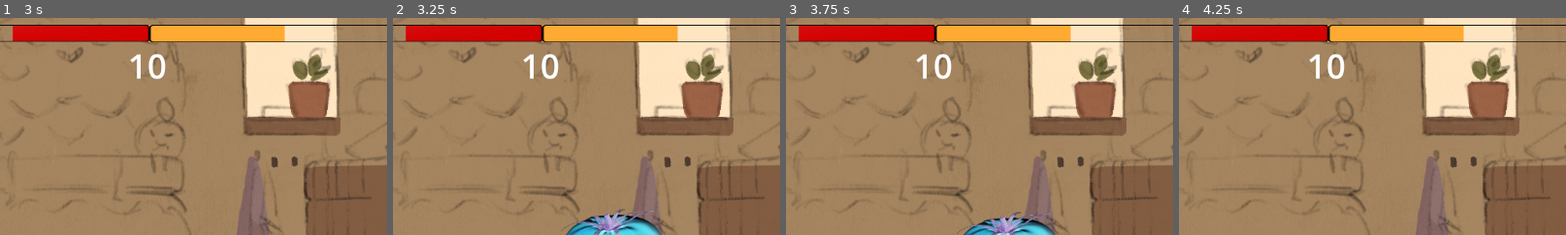
Above: before the commit, frames 1-4 (left to right).
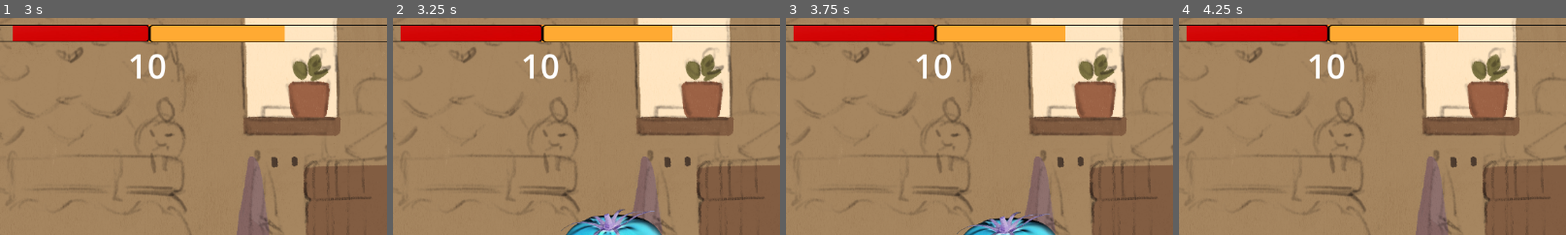
Above: after the commit, the same moments.

Repository: PZerua/ggj24_fruits
Game: Godot game, scene res://scenes/combat.tscn
The game is run twice, just before and just after one commit, with the same random seed, the same clock (stepped at 60 frames per second) and the same inputs.
Inputs:
- Up to frame 1 (3 s): hold D (MOVE_RIGHT_1) 0.53-2.03 s; tap S (BLOCK_1) at 0.6 s; tap W (JUMP_1) at 0.77, 1.52 s; tap Down (BLOCK_2) at 0.8, 1.35 s; tap V (KICK_1) at 1.55, 2.1 s; hold A (MOVE_LEFT_1) from 2.03 s (still down); tap P (KICK_2) at 2.3, 2.85 s
- Up to frame 2 (3.25 s): keep holding A (MOVE_LEFT_1); tap W (JUMP_1) at 3.02 s; tap C (PUNCH_1) at 3.05 s
- Up to frame 3 (3.75 s): keep holding A (MOVE_LEFT_1); tap C (PUNCH_1) at 3.6 s
- Up to frame 4 (4.25 s): keep holding A (MOVE_LEFT_1); tap W (JUMP_1) at 3.77 s; tap O (PUNCH_2) at 3.8 s
The pictures show only the part of the screen within x 28-78%, y 3-53%; the shares and areas given below are measured in that part.

Frame 1 is identical in both runs. In frame 2, 0.2% of the frame differs, in the area x 2-74%, y 3-12%; in frame 3, 0.2%; in frame 4, 0.2%.

Commit message:
basic combat

Diff:
--- a/assets/bars/bananaBar.gd
+++ b/assets/bars/bananaBar.gd
@@ -7,5 +7,5 @@
 # Called every frame. 'delta' is the elapsed time since the previous frame.
 func _process(delta):
 	value = %Banana.life_points;
-	if value == 100:
+	if value == 200:
 		$"../..".end()
--- a/assets/fruits/banana/banana.gd
+++ b/assets/fruits/banana/banana.gd
@@ -3,12 +3,6 @@
 func _process(delta):
 
 	super._process(delta)
-
-	if Input.is_action_just_pressed("PUNCH_2"):
-		%PunchAnimation.play("Punch")
-
-	if Input.is_action_just_pressed("KICK_2"):
-		%KickAnimation.play("Kick")
 
 func _physics_process(delta):
 	process_movement(delta, "JUMP_2", ["MOVE_LEFT_2", "MOVE_RIGHT_2"])
@@ -17,7 +11,7 @@
 	process_moves(["PUNCH_2", "KICK_2", "BLOCK_2"])
 
 func _on_punch_trigger_body_entered(body):
-	process_hit(body, 10)
+	process_hit(body, punch_damage)
 
 func _on_kick_trigger_body_entered(body):
-	process_hit(body, 10)
+	process_hit(body, kick_damage)
--- a/assets/fruits/banana/banana.tscn
+++ b/assets/fruits/banana/banana.tscn
@@ -9,6 +9,40 @@
 
 [sub_resource type="RectangleShape2D" id="RectangleShape2D_xue5o"]
 size = Vector2(75.0024, 29.9361)
+
+[sub_resource type="Animation" id="Animation_o8xpe"]
+resource_name = "Kick"
+length = 0.2
+step = 0.05
+tracks/0/type = "value"
+tracks/0/imported = false
+tracks/0/enabled = true
+tracks/0/path = NodePath("Colliders/KickTrigger:position")
+tracks/0/interp = 1
+tracks/0/loop_wrap = true
+tracks/0/keys = {
+"times": PackedFloat32Array(0, 0.1, 0.2),
+"transitions": PackedFloat32Array(1, 1, 1),
+"update": 0,
+"values": [Vector2(88.8826, 44.2367), Vector2(126.709, 109.338), Vector2(88.8826, 44.2367)]
+}
+tracks/1/type = "method"
+tracks/1/imported = false
+tracks/1/enabled = true
+tracks/1/path = NodePath(".")
+tracks/1/interp = 1
+tracks/1/loop_wrap = true
+tracks/1/keys = {
+"times": PackedFloat32Array(0.05, 0.15),
+"transitions": PackedFloat32Array(1, 1),
+"values": [{
+"args": [],
+"method": &"toggle_kick_enabled"
+}, {
+"args": [],
+"method": &"toggle_kick_enabled"
+}]
+}
 
 [sub_resource type="Animation" id="Animation_u0afy"]
 resource_name = "Punch"
@@ -71,40 +105,6 @@
 "values": [Vector2(88.8826, 44.2367)]
 }
 
-[sub_resource type="Animation" id="Animation_o8xpe"]
-resource_name = "Kick"
-length = 0.2
-step = 0.05
-tracks/0/type = "value"
-tracks/0/imported = false
-tracks/0/enabled = true
-tracks/0/path = NodePath("Colliders/KickTrigger:position")
-tracks/0/interp = 1
-tracks/0/loop_wrap = true
-tracks/0/keys = {
-"times": PackedFloat32Array(0, 0.1, 0.2),
-"transitions": PackedFloat32Array(1, 1, 1),
-"update": 0,
-"values": [Vector2(88.8826, 44.2367), Vector2(126.709, 109.338), Vector2(88.8826, 44.2367)]
-}
-tracks/1/type = "method"
-tracks/1/imported = false
-tracks/1/enabled = true
-tracks/1/path = NodePath(".")
-tracks/1/interp = 1
-tracks/1/loop_wrap = true
-tracks/1/keys = {
-"times": PackedFloat32Array(0.05, 0.15),
-"transitions": PackedFloat32Array(1, 1),
-"values": [{
-"args": [],
-"method": &"toggle_kick_enabled"
-}, {
-"args": [],
-"method": &"toggle_kick_enabled"
-}]
-}
-
 [sub_resource type="AnimationLibrary" id="AnimationLibrary_6cbsb"]
 _data = {
 "Kick": SubResource("Animation_o8xpe"),
@@ -159,7 +159,6 @@
 
 [node name="PunchCollider" type="CollisionShape2D" parent="Colliders/PunchTrigger"]
 rotation = 1.5708
-scale = Vector2(1, 1)
 shape = SubResource("CapsuleShape2D_m08m5")
 disabled = true
 
--- a/assets/fruits/controller.gd
+++ b/assets/fruits/controller.gd
@@ -3,6 +3,8 @@
 # FRUIT STUFF
 
 var life_points : int = 50
+var punch_damage : int = 2
+var kick_damage : int = 2
 
 # MOVEMENT STUFF
 
@@ -64,7 +66,7 @@
 
 	# BLOCK
 
-	if Input.is_action_pressed(block_button) and available_hit_blocks > 0 and is_on_floor():
+	if Input.is_action_just_pressed(block_button) and available_hit_blocks > 0 and is_on_floor():
 		is_blocking = true
 		# Get first frame to check parry later
 		if Input.is_action_just_pressed(block_button):
@@ -76,13 +78,14 @@
 
 	# PUNCH
 
-	if Input.is_action_pressed(punch_button):
-		pass
+
+	if Input.is_action_just_pressed(punch_button):
+		%PunchAnimation.play("Punch")
 
 	# KICK
 
-	if Input.is_action_pressed(kick_button):
-		pass
+	if Input.is_action_just_pressed(kick_button):
+		%KickAnimation.play("Kick")
 
 func process_movement(delta, jump_button, move_buttons):
 
--- a/assets/fruits/tomato/tomato.gd
+++ b/assets/fruits/tomato/tomato.gd
@@ -1,14 +1,7 @@
 extends "res://assets/fruits/controller.gd"
 
 func _process(delta):
-
 	super._process(delta)
-
-	if Input.is_action_just_pressed("PUNCH_1"):
-		%PunchAnimation.play("Punch")
-
-	if Input.is_action_just_pressed("KICK_1"):
-		%KickAnimation.play("Kick")
 
 func _physics_process(delta):
 	process_movement(delta, "JUMP_1", ["MOVE_LEFT_1", "MOVE_RIGHT_1"])
@@ -17,7 +10,7 @@
 	process_moves(["PUNCH_1", "KICK_1", "BLOCK_1"])
 
 func _on_punch_trigger_body_entered(body):
-	process_hit(body, 10)
+	process_hit(body, punch_damage)
 
 func _on_kick_trigger_body_entered(body):
-	process_hit(body, 10)
+	process_hit(body, kick_damage)
--- a/project.godot
+++ b/project.godot
@@ -19,62 +19,78 @@
 
 JUMP_1={
 "deadzone": 0.5,
-"events": [Object(InputEventKey,"resource_local_to_scene":false,"resource_name":"","device":-1,"window_id":0,"alt_pressed":false,"shift_pressed":false,"ctrl_pressed":false,"meta_pressed":false,"pressed":false,"keycode":0,"physical_keycode":87,"key_label":0,"unicode":119,"echo":false,"script":null)
+"events": [Object(InputEventKey,"resource_local_to_scene":false,"resource_name":"","device":-1,"window_id":0,"alt_pressed":false,"shift_pressed":false,"ctrl_pressed":false,"meta_pressed":false,"pressed":false,"keycode":87,"physical_keycode":87,"key_label":87,"unicode":119,"echo":false,"script":null)
+, Object(InputEventJoypadButton,"resource_local_to_scene":false,"resource_name":"","device":0,"button_index":0,"pressure":0.0,"pressed":false,"script":null)
+, Object(InputEventJoypadButton,"resource_local_to_scene":false,"resource_name":"","device":0,"button_index":11,"pressure":0.0,"pressed":true,"script":null)
 ]
 }
 MOVE_LEFT_1={
 "deadzone": 0.5,
 "events": [Object(InputEventKey,"resource_local_to_scene":false,"resource_name":"","device":-1,"window_id":0,"alt_pressed":false,"shift_pressed":false,"ctrl_pressed":false,"meta_pressed":false,"pressed":false,"keycode":0,"physical_keycode":65,"key_label":0,"unicode":97,"echo":false,"script":null)
+, Object(InputEventJoypadButton,"resource_local_to_scene":false,"resource_name":"","device":0,"button_index":13,"pressure":0.0,"pressed":true,"script":null)
 ]
 }
 MOVE_RIGHT_1={
 "deadzone": 0.5,
 "events": [Object(InputEventKey,"resource_local_to_scene":false,"resource_name":"","device":-1,"window_id":0,"alt_pressed":false,"shift_pressed":false,"ctrl_pressed":false,"meta_pressed":false,"pressed":false,"keycode":0,"physical_keycode":68,"key_label":0,"unicode":100,"echo":false,"script":null)
+, Object(InputEventJoypadButton,"resource_local_to_scene":false,"resource_name":"","device":0,"button_index":14,"pressure":0.0,"pressed":true,"script":null)
 ]
 }
 PUNCH_1={
 "deadzone": 0.5,
 "events": [Object(InputEventKey,"resource_local_to_scene":false,"resource_name":"","device":-1,"window_id":0,"alt_pressed":false,"shift_pressed":false,"ctrl_pressed":false,"meta_pressed":false,"pressed":false,"keycode":0,"physical_keycode":67,"key_label":0,"unicode":99,"echo":false,"script":null)
+, Object(InputEventJoypadButton,"resource_local_to_scene":false,"resource_name":"","device":0,"button_index":2,"pressure":0.0,"pressed":true,"script":null)
 ]
 }
 KICK_1={
 "deadzone": 0.5,
 "events": [Object(InputEventKey,"resource_local_to_scene":false,"resource_name":"","device":-1,"window_id":0,"alt_pressed":false,"shift_pressed":false,"ctrl_pressed":false,"meta_pressed":false,"pressed":false,"keycode":0,"physical_keycode":86,"key_label":0,"unicode":118,"echo":false,"script":null)
+, Object(InputEventJoypadButton,"resource_local_to_scene":false,"resource_name":"","device":0,"button_index":3,"pressure":0.0,"pressed":true,"script":null)
 ]
 }
 BLOCK_1={
 "deadzone": 0.5,
 "events": [Object(InputEventKey,"resource_local_to_scene":false,"resource_name":"","device":-1,"window_id":0,"alt_pressed":false,"shift_pressed":false,"ctrl_pressed":false,"meta_pressed":false,"pressed":false,"keycode":0,"physical_keycode":83,"key_label":0,"unicode":115,"echo":false,"script":null)
+, Object(InputEventJoypadButton,"resource_local_to_scene":false,"resource_name":"","device":0,"button_index":1,"pressure":0.0,"pressed":true,"script":null)
+, Object(InputEventJoypadButton,"resource_local_to_scene":false,"resource_name":"","device":0,"button_index":12,"pressure":0.0,"pressed":true,"script":null)
 ]
 }
 JUMP_2={
 "deadzone": 0.5,
 "events": [Object(InputEventKey,"resource_local_to_scene":false,"resource_name":"","device":-1,"window_id":0,"alt_press …(182 unchanged characters)…
+, Object(InputEventJoypadButton,"resource_local_to_scene":false,"resource_name":"","device":1,"button_index":0,"pressure":0.0,"pressed":true,"script":null)
+, Object(InputEventJoypadButton,"resource_local_to_scene":false,"resource_name":"","device":1,"button_index":11,"pressure":0.0,"pressed":true,"script":null)
 ]
 }
 MOVE_LEFT_2={
 "deadzone": 0.5,
-"events": [Object(InputEventKey,"resource_local_to_scene":fa …(119 unchanged characters)… ressed":false,"pressed":false,"keycode":0,"physical_keycode":4194319,"key_label":0,"unicode":0,"echo":false,"script":null)
+"events": [Object(InputEventKey,"resource_local_to_scene":fa …(119 unchanged characters)… ressed":false,"pressed":false,"keycode":4194319,"physical_keycode":4194319,"key_label":4194319,"unicode":0,"echo":false,"script":null)
+, Object(InputEventJoypadButton,"resource_local_to_scene":false,"resource_name":"","device":1,"button_index":13,"pressure":0.0,"pressed":true,"script":null)
 ]
 }
 MOVE_RIGHT_2={
 "deadzone": 0.5,
 "events": [Object(InputEventKey,"resource_local_to_scene":false,"resource_name":"","device":-1,"window_id":0,"alt_press …(182 unchanged characters)…
+, Object(InputEventJoypadButton,"resource_local_to_scene":false,"resource_name":"","device":1,"button_index":14,"pressure":0.0,"pressed":true,"script":null)
 ]
 }
 PUNCH_2={
 "deadzone": 0.5,
 "events": [Object(InputEventKey,"resource_local_to_scene":false,"resource_name":"","device":-1,"window_id":0,"alt_pressed":false,"shift_pressed":false,"ctrl_pressed":false,"meta_pressed":false,"pressed":false,"keycode":0,"physical_keycode":79,"key_label":0,"unicode":111,"echo":false,"script":null)
+, Object(InputEventJoypadButton,"resource_local_to_scene":false,"resource_name":"","device":1,"button_index":2,"pressure":0.0,"pressed":true,"script":null)
 ]
 }
 KICK_2={
 "deadzone": 0.5,
 "events": [Object(InputEventKey,"resource_local_to_scene":false,"resource_name":"","device":-1,"window_id":0,"alt_pressed":false,"shift_pressed":false,"ctrl_pressed":false,"meta_pressed":false,"pressed":false,"keycode":0,"physical_keycode":80,"key_label":0,"unicode":112,"echo":false,"script":null)
+, Object(InputEventJoypadButton,"resource_local_to_scene":false,"resource_name":"","device":1,"button_index":3,"pressure":0.0,"pressed":true,"script":null)
 ]
 }
 BLOCK_2={
 "deadzone": 0.5,
 "events": [Object(InputEventKey,"resource_local_to_scene":false,"resource_name":"","device":-1,"window_id":0,"alt_press …(182 unchanged characters)…
+, Object(InputEventJoypadButton,"resource_local_to_scene":false,"resource_name":"","device":1,"button_index":1,"pressure":0.0,"pressed":true,"script":null)
+, Object(InputEventJoypadButton,"resource_local_to_scene":false,"resource_name":"","device":1,"button_index":12,"pressure":0.0,"pressed":true,"script":null)
 ]
 }
 
Not shown, added: assets/fruits/tomato/tom141D.tmp
